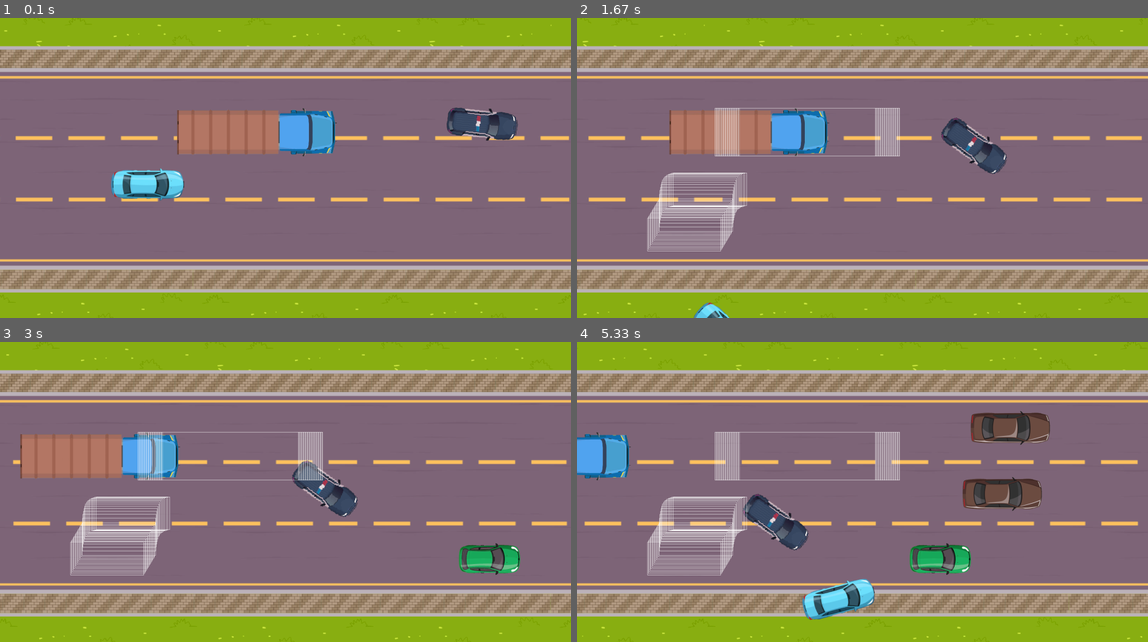
Above: before the commit, frames 1-4 (two rows, left to right).
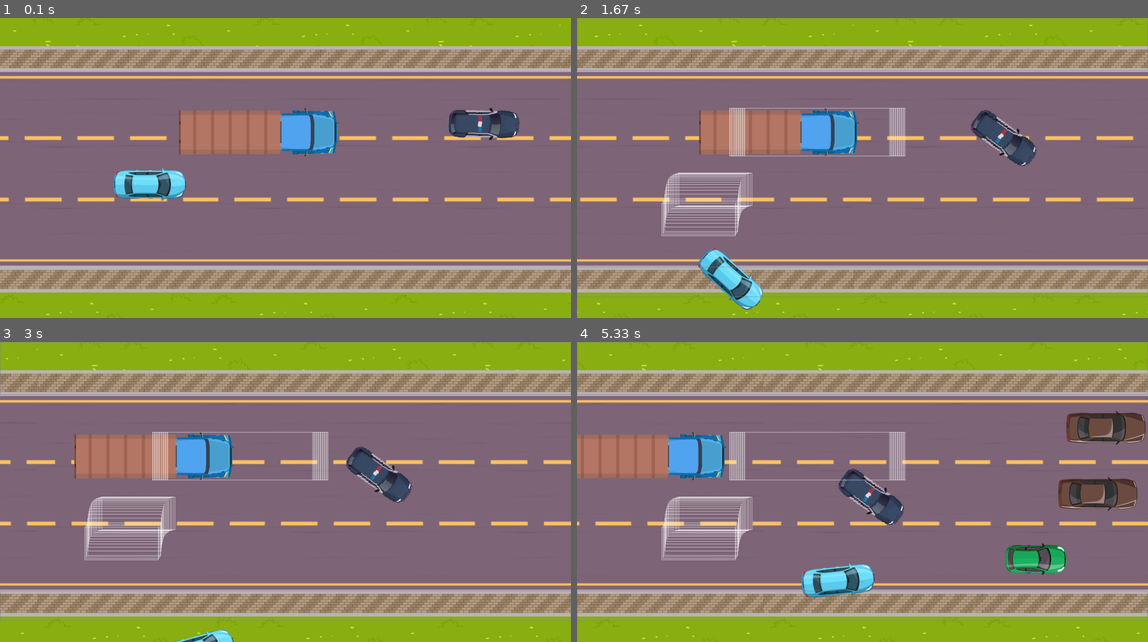
Above: after the commit, the same moments.

Repository: AdamJ77/highway-pygame
Game: pygame game, started from main_speeding.py
The game is run twice, just before and just after one commit, with the same random seed, the same clock (stepped at 60 frames per second) and the same inputs.
Inputs:
- Up to frame 1 (0.1 s): no input
- Up to frame 2 (1.67 s): hold Q 0.33-0.8 s; hold D 0.33-0.8 s; hold D 0.83-1.3 s; tap Space at 0.9, 1.2, 1.4 s; hold W 1.33-1.63 s
- Up to frame 3 (3 s): hold D 1.67-2.13 s; tap Space at 1.73, 2.03, 2.23, 2.53, 2.8 s; hold A 2.17-2.7 s; hold S from 2.73 s (still down)
- Up to frame 4 (5.33 s): release S at 3.03 s; hold A 3.07-3.47 s; tap Space at 3.13, 3.43, 3.57, 3.97, 4.27, 4.63, 5.03 s; hold W 3.5-3.87 s; hold D 3.9-4.53 s; hold S 4.57-4.93 s; hold A from 4.97 s (still down)

The runs differ from the first frame. In frame 1, 9.5% of the frame differs, in the area x 0-100%, y 2-100%; in frame 2, 12%; in frame 3, 16%; in frame 4, 26%, in the area x 0-100%, y 0-100%.

Commit message:
Started testing following file

Diff:
--- a/config.py
+++ b/config.py
@@ -1,6 +1,6 @@
-import pygame as pg
 import math
 
+import pygame as pg
 
 # GAME
 WIDTH, HEIGHT = 1900, 1000
--- a/main_speeding.py
+++ b/main_speeding.py
@@ -1,27 +1,17 @@
 
+import random
+from typing import Optional, Union
+
+import numpy as np
 import pygame as pg
-import random
-from typing import Union
-from typing import Optional
-import numpy as np
 
 from class_player import Player
-from classes_other import Game, Truck, Police
-from utils import (
-    get_random_colors,
-    scroll_background,
-    scroll_lamps,
-    create_color_cars_dict,
-    create_spawning_locations,
-    create_boundaries,
-    get_random_car,
-    create_traffic_car
-)
-from config import (
-    WIN,
-    HIGHWAY_IMAGE_WIDTH,
-    AREA_SURFACE,
-)
+from classes_other import Game, Police, Truck
+from config import AREA_SURFACE, HIGHWAY_IMAGE_WIDTH, WIN
+from utils import (create_boundaries, create_color_cars_dict,
+                   create_spawning_locations, create_traffic_car,
+                   get_random_car, get_random_colors, scroll_background,
+                   scroll_lamps)
 
 pg.display.set_caption("Highway ride")
 
@@ -60,7 +50,9 @@
 def debug(
     player: Player,
     traffic_cars: np.array,
-    police_car: Police
+    police_car: Police,
+    upper_b: pg.Rect,
+    lower_b: pg.Rect
     ):
     """
     Check for debug functions :
@@ -73,11 +65,13 @@
             car_rect = car.get_rect()
             pg.draw.rect(AREA_SURFACE, (255,255,255), car_rect, 1)
         pg.draw.rect(AREA_SURFACE, (255,255,255), rect_player, 1)
+        pg.draw.rect(AREA_SURFACE, (127, 127, 127), upper_b, 1 )
+        pg.draw.rect(AREA_SURFACE, (127, 127, 127), lower_b, 1 )
 
     # police_car.constant_speed()
     police_car.free_decelaration()
     # police_car.turn_police_lights_on()
-    print(police_car.rotation, police_car.x, police_car.y)
+    # print(police_car.rotation, police_car.x, police_car.y)
     police_car.change_line()
 
 
@@ -155,7 +149,7 @@
     """
     return True if player_rect.colliderect(object) else False
 
-
+# CHECK TRAFFIC COLLISION
 def check_collision_cars(
     player: Player,
     traffic_cars: np.array
@@ -220,6 +214,7 @@
     lower: pg.Rect
     ):
     is_collision = check_boundaries_collision(player, upper, lower)
+    print(is_collision)
     if is_collision:
         boundary = "upper" if is_collision is upper else "lower"
         player.rotate_back(boundary)
@@ -254,7 +249,8 @@
 
 
     while run:
-        clock.tick(60)
+        pg.display.flip()
+        clock.tick(40)
         for event in pg.event.get():
             if event.type == pg.QUIT:
                 run = False
@@ -278,7 +274,7 @@
         traffic_cars = spawn_traffic(20, 4, Car_Colors, traffic_cars, locations_objs)
 
         # DEBUG
-        debug(player, traffic_cars, police_car)
+        debug(player, traffic_cars, police_car, upper_b, lower_b)
     pg.quit()
 
 
--- /dev/null
+++ b/testing_following.py
@@ -0,0 +1,28 @@
+import numpy as np
+import pygame as pg
+
+WIDTH, HEIGHT = 1900, 1000
+WIN = pg.display.set_mode((WIDTH, HEIGHT))  # maybe add pg.FULLSCREEN ?
+AREA_SURFACE = pg.Surface((WIDTH, HEIGHT), pg.SRCALPHA)
+rect_object = pg.Rect(50, 50, 10, 10)
+pg.draw.rect(AREA_SURFACE, (255,255,255), rect_player, 1)
+
+def main(*args, **kwargs):
+    pg.init()
+    clock = pg.time.Clock()
+    run = True
+
+
+    while run:
+        pg.display.flip()
+        clock.tick(40)
+        for event in pg.event.get():
+            if event.type == pg.QUIT:
+                run = False
+
+
+    pg.quit()
+
+
+if __name__ == "__main__":
+    main()
